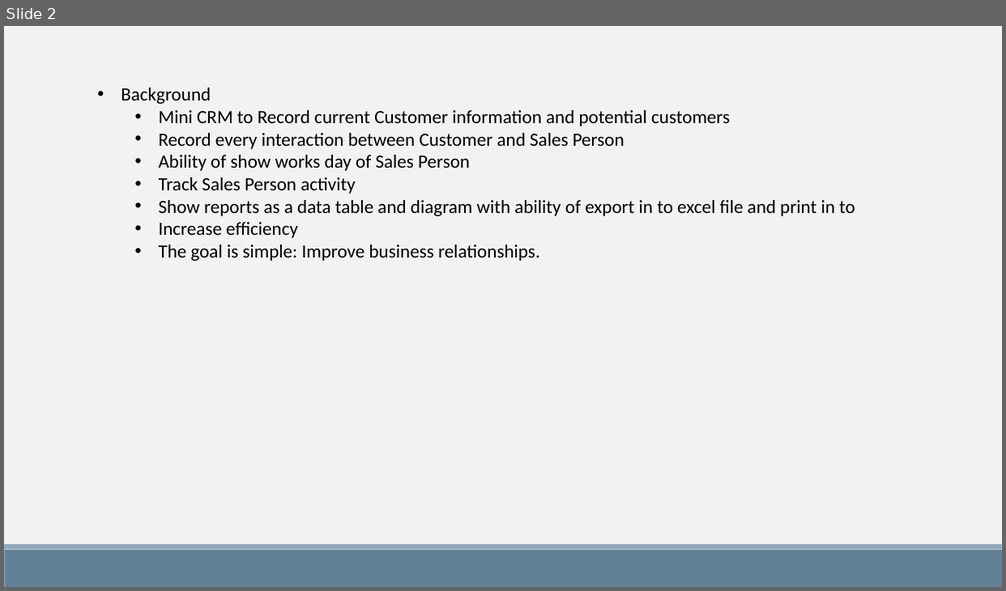
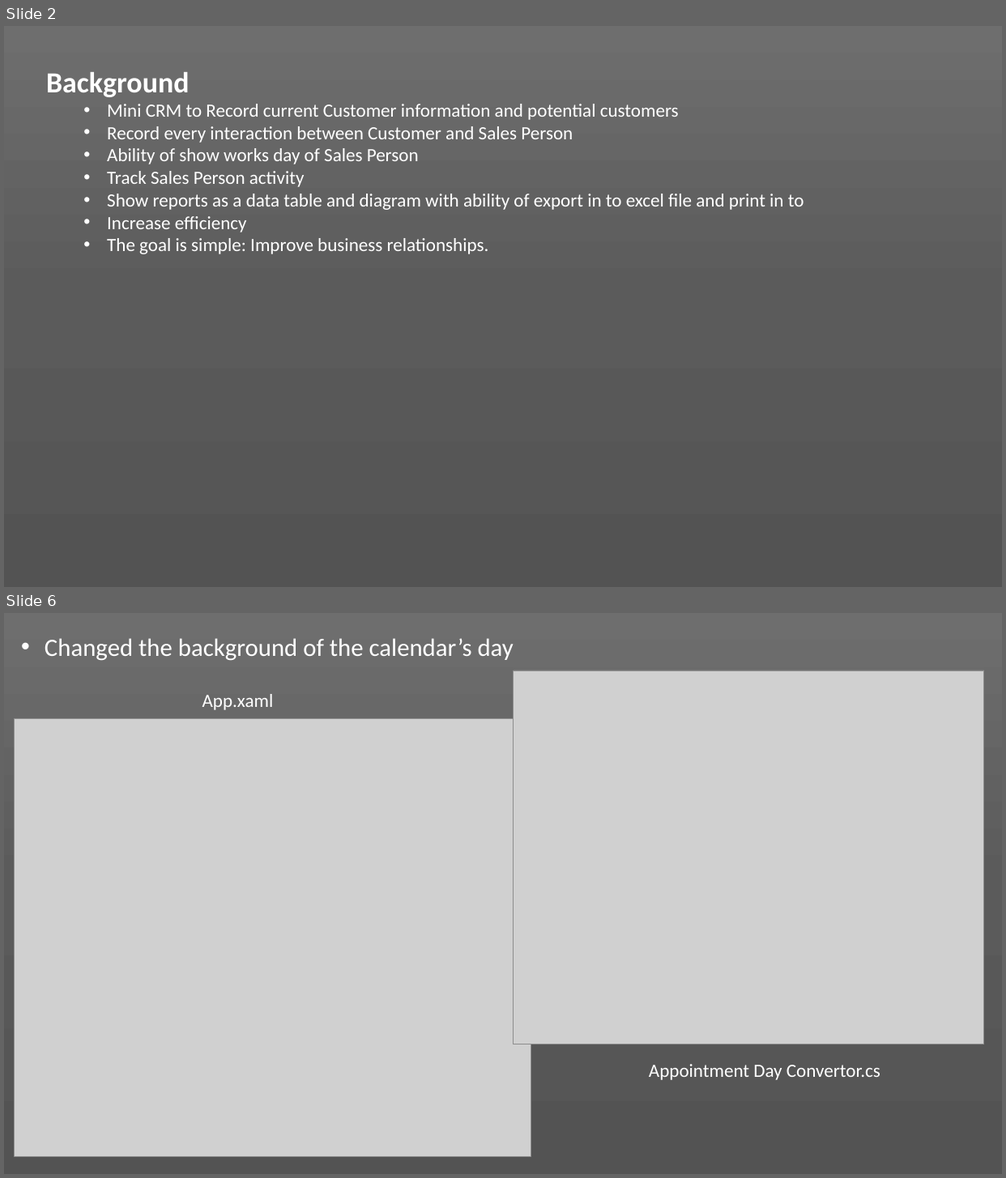
Before and after one commit to winotoj/ipd10-dotnet-CRM-Project, a slide deck: CRM PROJECT.pptx. Shown one above the other, each under a label of ours: slide 2 before the commit, slides 2 and 6 after it; the slides between them are not shown. The pictures are 1006x591 and 1006x1178 pixels, drawn with LibreOffice and Linux fonts; fonts in the diff are those of the drawing; grey boxes stand for pictures. Boxes give left, top, right and bottom in pixels: in the first picture for what was removed or moved away, otherwise in the second. Text is boxed around its words. In the diff, an @@ line names an element or a change of style, - is before the commit and + after.

```diff
--- a/CRM PROJECT.pptx
+++ b/CRM PROJECT.pptx
@@ slide 6 added at [4,613,1002,1174], background gradient #6E6E6E to #5B5B5B to #545454 @@
@@ text added at [44,638,513,660], 24 pt, text #FFFFFF @@
+• Changed the background of the calendar’s day
@@ picture added at [513,671,984,1045] @@
@@ text added at [202,694,274,710], 18 pt, text #FFFFFF @@
+App.xaml
@@ picture added at [14,718,531,1157] @@
@@ text added at [649,1064,880,1080], 18 pt, text #FFFFFF @@
+Appointment Day Convertor.cs
@@ slide 2 changed as well @@
@@ background #F2F2F2 to gradient #6E6E6E to #5B5B5B to #545454 @@
@@ text "Background": place and size @@
-text "Background" at [121,88,855,261]
+text "Background" at [46,72,804,254]
@@ text "Background" at [46,72,804,254]: size 18 to 28 pt, bold on in "Background"; text colour #000000 to #FFFFFF; bullet • to none @@
@@ rectangle removed at [4,550,1002,587] @@
@@ rectangle removed at [4,544,1002,550] @@
```
Also in this commit, not shown: 4 other slides changed, 3 other slides added, 2 slides removed, 2 other files.
